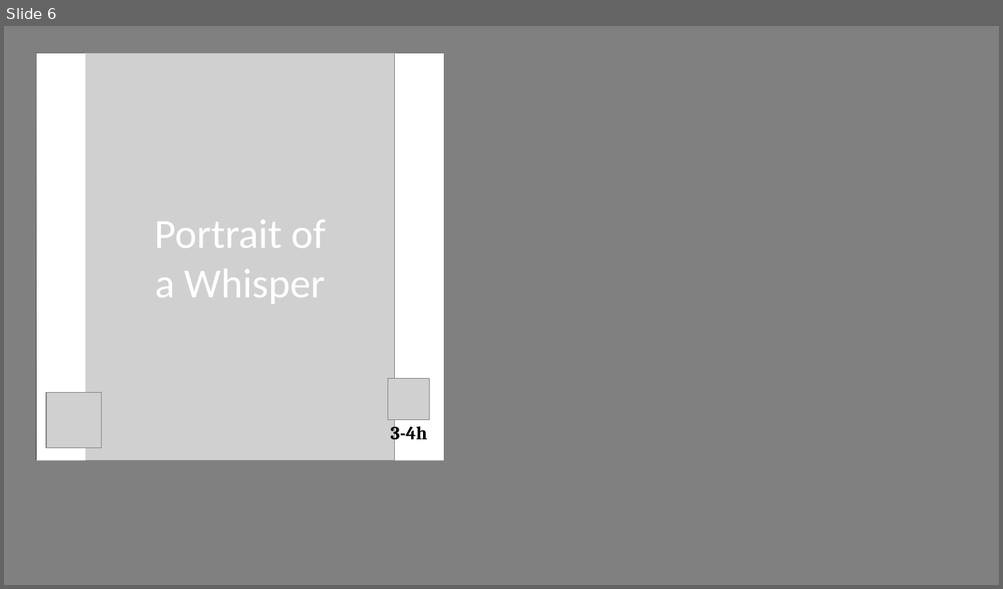
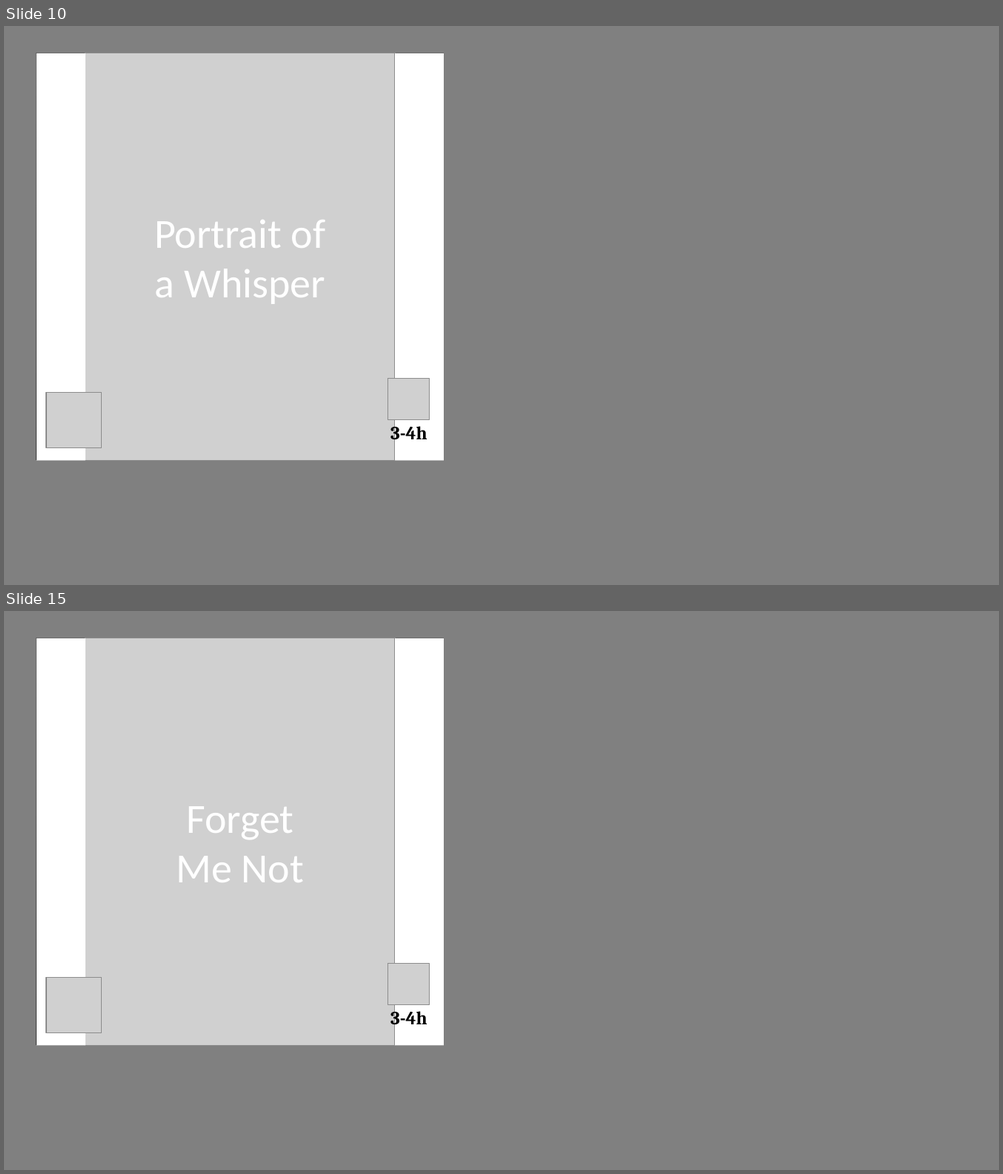
Before and after one commit to olinkirkland/scribbles, a slide deck: data/_work-in-progress/_share/cover-images.pptx. Shown one above the other, each under a label of ours: slide 6 before the commit, slides 10 and 15 after it; the slides between them are not shown. The pictures are 1003x589 and 1003x1174 pixels, drawn with LibreOffice and Linux fonts; fonts in the diff are those of the drawing; grey boxes stand for pictures. Boxes give left, top, right and bottom in pixels: in the first picture for what was removed or moved away, otherwise in the second. Text is boxed around its words. In the diff, an @@ line names an element or a change of style, - is before the commit and + after.

```diff
--- a/data/_work-in-progress/_share/cover-images.pptx
+++ b/data/_work-in-progress/_share/cover-images.pptx
@@ slide 15 added at (4, 611, 999, 1170), background #808080 @@
@@ rectangle added at (36, 638, 444, 1046), fill gradient #000000 @@
@@ rectangle added at (36, 638, 85, 1046), fill #FFFFFF @@
@@ picture added at (46, 640, 439, 1039) @@
@@ picture added at (85, 638, 395, 1045) @@
@@ rectangle added at (395, 638, 444, 1046), fill #FFFFFF @@
@@ text added at (176, 806, 304, 883), 40 pt, text #FFFFFF @@
+Forget Me Not
@@ picture added at (388, 964, 430, 1005) @@
@@ picture added at (46, 978, 102, 1034) @@
@@ text added at (390, 1008, 427, 1029), 18 pt, text #000000, bold @@
+3-4h
@@ what was slide 6 is now slide 10 @@
```
Also in this commit, not shown: 16 other slides added, 30 other files.
